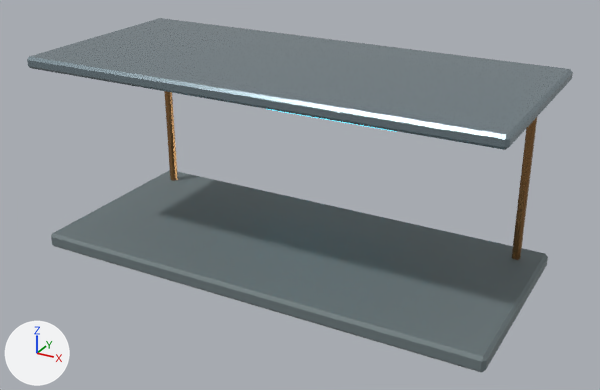
An edit to the glTF model ui/3d/system-world/v2/station.lod0.glb, drawn before and after from the same camera.
One viewpoint serves both versions: a 50 mm camera at (7.15, -12.72, 7.72) aimed at (0.24, -0.14, 1.43). Every picture has the same lights, and +X, +Y and +Z are marked at lower left. The older version comes first. Where no turn or scale is listed for an object, it has been applied to the vertices. Vertices at exactly the same position are counted once.

Objects in the first picture: 'structure'.
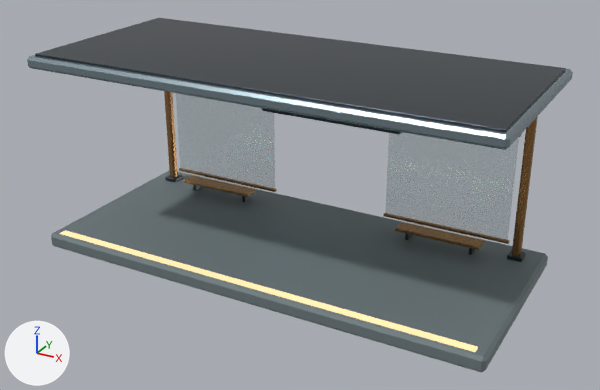
The edits, one by one:
Material 'city.garden-glass' (mat_city_garden_glass) is new.
Its base color is (0.18, 0.42, 0.4) (cyan #76adaa).
Its metallic is 0.65.
Its roughness is 0.15.
Its alpha is 0.2.
Material 'city.ivory' (mat_city_ivory) is new.
Its base color is (0.8, 0.62, 0.32) (beige #e7ce99).
Its metallic is 0.1.
Its roughness is 0.3.
Its emission color is (0.64, 0.496, 0.256) (beige #d1bb8a).
Its emission strength is 1.0.
Material 'city.graphite' (mat_city_graphite) is new.
Its base color is (0.032, 0.048, 0.062) (dark blue #323e46).
Its metallic is 0.72.
Its roughness is 0.28.
me_station_structure is used by ob_structure; location (0.0, 0.0, 0.0).
me_station_structure had 120 vertices, 220 faces and spanned x -4.5..4.5, y -2.0..2.0, z 0.0..3.91.
me_station_structure now has 408 vertices, 708 faces and spans x -4.5..4.5, y -2.0..2.0, z 0.0..3.95.
me_station_structure part 1: a new loose piece, a box spanning x -3.83..-1.27, y 1.485..1.555, z 0.555..0.605, in mat_city_bronze (brown #a87c4c).
me_station_structure part 2: a new loose piece, a box spanning x 1.27..3.83, y 1.485..1.555, z 0.555..0.605, in mat_city_bronze (brown #a87c4c).
me_station_structure part 3: the loose piece of 24 vertices spanning x -4.5..4.5, y -2.0..2.0, z 0.0..0.3 is copied, and the copy is scaled about its middle by (0.188, 0.0819, 0.189), then moved by (-2.55, 1.22, 0.39), in mat_city_bronze (brown #a87c4c); it spans x -3.4..-1.7, y 1.05..1.39, z 0.51..0.57.
me_station_structure part 4: the loose piece of 24 vertices spanning x -4.5..4.5, y -2.0..2.0, z 0.0..0.3 is copied, and the copy is scaled about its middle by (0.188, 0.0819, 0.189), then moved by (2.55, 1.22, 0.39), in mat_city_bronze (brown #a87c4c); it spans x 1.7..3.4, y 1.05..1.39, z 0.51..0.57.
me_station_structure part 5: the loose piece of 24 vertices spanning x -4.5..4.5, y -2.0..2.0, z 0.0..0.3 is copied, and the copy is scaled about its middle by (0.0299, 0.068, 0.295), then moved by (-4.0, 1.5, 0.19), in mat_city_graphite (dark blue #323e46); it spans x -4.14..-3.86, y 1.36..1.64, z 0.3..0.38.
me_station_structure part 6: the loose piece of 24 vertices spanning x -4.5..4.5, y -2.0..2.0, z 0.0..0.3 is copied, and the copy is scaled about its middle by (0.0299, 0.068, 0.295), then moved by (4.0, 1.5, 0.19), in mat_city_graphite (dark blue #323e46); it spans x 3.86..4.14, y 1.36..1.64, z 0.3..0.38.
me_station_structure part 7: the loose piece of 24 vertices spanning x -1.5..1.5, y 1.45..1.55, z 2.4..3.0 is scaled about its middle by (1.04, 1.58, 1.15), in mat_city_graphite (dark blue #323e46).
me_station_structure part 8: a new loose piece, a box spanning x -3.8..-1.3, y 1.5..1.54, z 0.6..2.7, in mat_city_garden_glass (cyan #76adaa).
me_station_structure part 9: a new loose piece, a box spanning x 1.3..3.8, y 1.5..1.54, z 0.6..2.7, in mat_city_garden_glass (cyan #76adaa).
me_station_structure part 10: a new loose piece of 24 vertices spanning x -4.4..4.4, y -1.85..1.85, z 3.89..3.95, in mat_city_graphite (dark blue #323e46).
me_station_structure part 11: 8 vertices added at x -4.3..4.3, y -1.9..-1.74, z 0.3..0.31.
Other edits to the shape of me_station_structure do not show in these pictures.
me_station_structure gains material mat_city_ivory (beige #e7ce99, glowing beige #d1bb8a).
me_station_structure gains material mat_city_graphite (dark blue #323e46).
me_station_structure gains material mat_city_garden_glass (cyan #76adaa).

Pixel boxes [x1, y1, x2, y2] of what changed, in the pictures (600 x 390 px; the box of a moved part takes in the faces that stretch with it):
part 1 of me_station_structure, added: after [179, 168, 277, 192]
part 2 of me_station_structure, added: after [384, 213, 510, 244]
part 3 of me_station_structure, added: after [183, 175, 256, 197]
part 4 of me_station_structure, added: after [395, 222, 484, 250]
part 5 of me_station_structure, added: after [165, 175, 182, 182]
part 6 of me_station_structure, added: after [507, 250, 526, 262]
part 7 of me_station_structure, moved or reshaped: before [268, 109, 397, 132]; after [262, 108, 401, 134]
part 8 of me_station_structure, added: after [176, 93, 275, 189]
part 9 of me_station_structure, added: after [385, 132, 519, 241]
part 10 of me_station_structure, added: after [35, 18, 566, 132]
part 11 of me_station_structure, added: after [60, 230, 478, 352]
